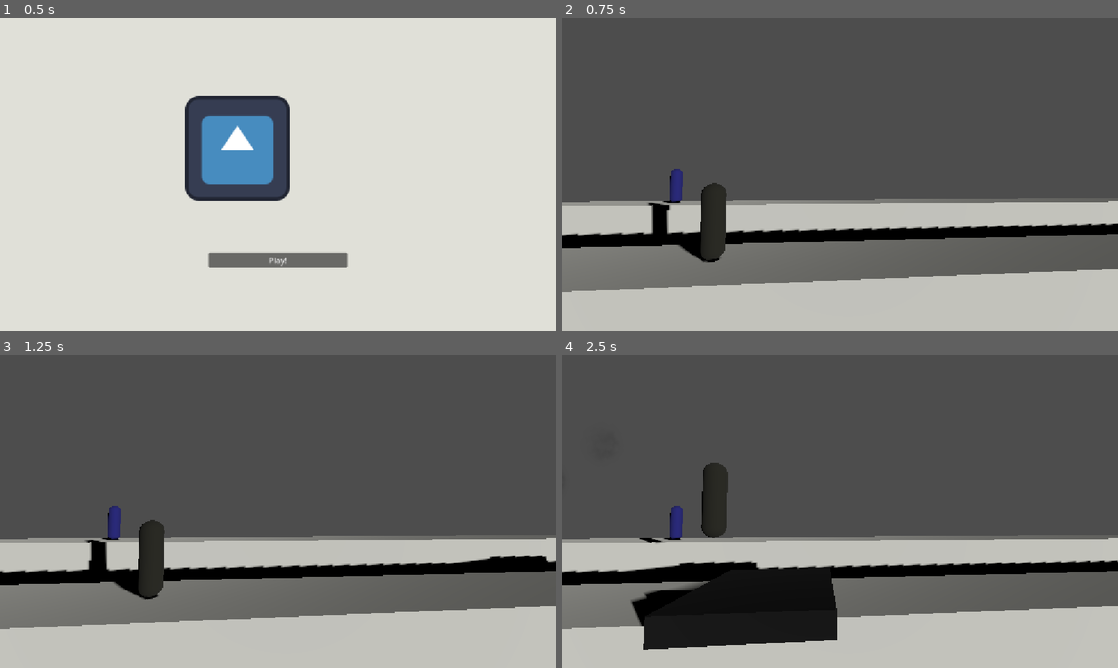
Above: before the commit, frames 1-4 (two rows, left to right).
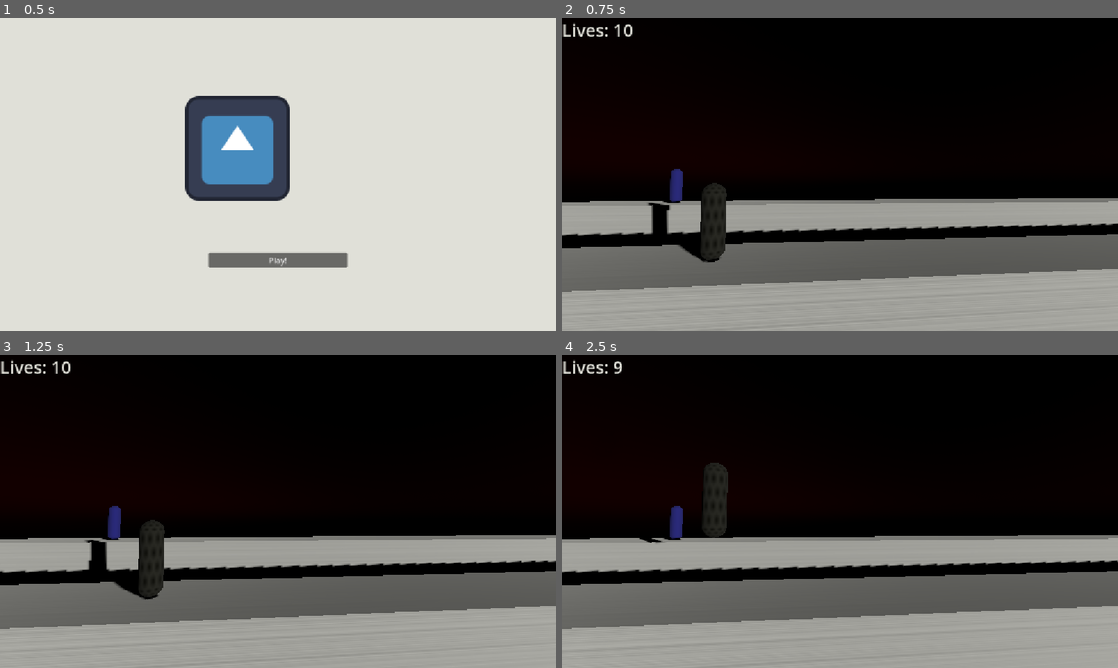
Above: after the commit, the same moments.

Repository: wombatus2137/parallax-run
Game: Godot game, scene res://menu/main_menu.tscn
Two runs of this game, one before a commit and one after it. Both use one fixed random seed, a clock stepped at 60 frames per second and the inputs below. The engine's default icon, where the game draws it, is replaced by a stand-in: a white triangle on a blue panel in a dark square.
Inputs:
- Up to frame 1 (0.5 s): no input
- Up to frame 2 (0.75 s): click "Play!" at 0.5 s
- Up to frame 3 (1.25 s): no input
- Up to frame 4 (2.5 s): hold W (jump) 1.28-2.03 s; tap S (crouch) at 1.35, 2.3 s; tap W (jump) at 2.1, 2.27 s

Frame 1 is identical in both runs. In frame 2, 81% of the frame differs, in the area x 0-100%, y 0-100%; in frame 3, 81%; in frame 4, 85%.

Commit message:
feat: submition candidate

Diff:
--- a/assets/danger_material_3d.tres
+++ b/assets/danger_material_3d.tres
@@ -1,4 +1,9 @@
 [gd_resource type="StandardMaterial3D" format=3 uid="uid://b1vtmirnf4wfj"]
 
+[ext_resource type="Texture2D" uid="uid://cekskojetvt2g" path="res://assets/fire.png" id="1_fehbf"]
+
 [resource]
-albedo_color = Color(0, 0, 0, 1)
+transparency = 1
+albedo_color = Color(0.8332386, 0.3823796, 0.10836289, 1)
+metallic = 1.0
+metallic_texture = ExtResource("1_fehbf")
--- a/assets/ground_material_3d.tres
+++ b/assets/ground_material_3d.tres
@@ -1,4 +1,13 @@
 [gd_resource type="StandardMaterial3D" format=3 uid="uid://vrbx7ukud53b"]
+
+[sub_resource type="FastNoiseLite" id="FastNoiseLite_lsab8"]
+noise_type = 0
+frequency = 1.0
+
+[sub_resource type="NoiseTexture2D" id="NoiseTexture2D_ry2bh"]
+noise = SubResource("FastNoiseLite_lsab8")
 
 [resource]
 albedo_color = Color(0.8784314, 0.8784314, 0.84705883, 1)
+metallic = 1.0
+metallic_texture = SubResource("NoiseTexture2D_ry2bh")
--- /dev/null
+++ b/assets/new_shader.gdshader
@@ -0,0 +1,191 @@
+shader_type sky;
+
+const float EPS = 1e-6;
+const float INFINITY = 1.0 / 0.0;
+const float PLANET_RADIUS = 6371000.0;
+const vec3 PLANET_CENTER = vec3(0.0, -PLANET_RADIUS, 0.0);
+const float ATMOSPHERE_HEIGHT = 100000.0;
+const float RAYLEIGH_HEIGHT = (ATMOSPHERE_HEIGHT * 0.08);
+const float MIE_HEIGHT = (ATMOSPHERE_HEIGHT * 0.012);
+
+uniform float rayleigh_strength : hint_range(0.0, 5.0) = 1.0;
+uniform float mie_strength      : hint_range(0.0, 5.0) = 1.0;
+uniform float ozone_strength    : hint_range(0.0, 5.0) = 1.0;
+
+const vec3 C_RAYLEIGH = vec3(5.802, 13.558, 33.100) * 1e-6;
+const vec3 C_MIE = vec3(3.996,  3.996,  3.996) * 1e-6;
+const vec3 C_OZONE = vec3(0.650,  1.881,  0.085) * 1e-6;
+
+uniform float atmosphere_density: hint_range(0.0, 5.0) = 1.0;
+uniform float exposure = 10.0;
+
+uniform float sun_disc_feather: hint_range(0.0, 0.5) = 0.1;
+uniform float sundisc_intensity = 10.0;
+
+uniform bool use_debanding = true;
+
+#define saturate(a) clamp(a, 0.0, 1.0)
+
+vec2 sphere_intersection (vec3 rayStart, vec3 rayDir, vec3 sphereCenter, float sphereRadius)
+{
+	rayStart -= sphereCenter;
+	float a = dot(rayDir, rayDir);
+	float b = 2.0 * dot(rayStart, rayDir);
+	float c = dot(rayStart, rayStart) - (sphereRadius * sphereRadius);
+	float d = b * b - 4.0 * a * c;
+	if (d < 0.0)
+	{
+		return vec2(-1.0);
+	}
+	else
+	{
+		d = sqrt(d);
+		return vec2(-b - d, -b + d) / (2.0 * a);
+	}
+}
+
+vec2 planet_intersection (vec3 rayStart, vec3 rayDir)
+{
+	return sphere_intersection(rayStart, rayDir, PLANET_CENTER, PLANET_RADIUS);
+}
+
+vec2 atmosphere_intersection (vec3 rayStart, vec3 rayDir)
+{
+	return sphere_intersection(rayStart, rayDir, PLANET_CENTER, PLANET_RADIUS + ATMOSPHERE_HEIGHT);
+}
+
+float phase_rayleigh (float costh)
+{
+	return 3.0 * (1.0 + costh*costh) / (16.0 * PI);
+}
+
+float phase_mie (float costh, float g)
+{
+	g = min(g, 0.9381);
+	float k = 1.55*g - 0.55*g*g*g;
+	float kcosth = k*costh;
+	return (1.0 - k*k) / ((4.0 * PI) * (1.0-kcosth) * (1.0-kcosth));
+}
+
+float atmosphere_height (vec3 position_world_space) {
+	return distance(position_world_space, PLANET_CENTER) - PLANET_RADIUS;
+}
+float density_rayleigh (float h) {
+	return exp(-max(0.0, h / RAYLEIGH_HEIGHT));
+}
+float density_mie (float h) {
+	return exp(-max(0.0, h / MIE_HEIGHT));
+}
+float density_ozone (float h) {
+	return max(0.0, 1.0 - abs(h - 25000.0) / 15000.0);
+}
+vec3 density_atmosphere (float h) {
+	return vec3(density_rayleigh(h), density_mie(h), density_ozone(h));
+}
+
+vec3 integrate_optical_depth (vec3 rayStart, vec3 rayDir)
+{
+	vec2 intersection = atmosphere_intersection(rayStart, rayDir);
+	float  rayLength    = intersection.y;
+
+	int    sampleCount  = 8;
+	float  stepSize     = rayLength / float(sampleCount);
+
+	vec3 opticalDepth = vec3(0.0);
+
+	for (int i = 0; i < sampleCount; i++)
+	{
+		vec3 localPosition = rayStart + rayDir * (float(i) + 0.5) * stepSize;
+		float localHeight  = atmosphere_height(localPosition);
+		vec3 localDensity  = density_atmosphere(localHeight);
+
+		opticalDepth += localDensity * stepSize;
+	}
+
+	return opticalDepth;
+}
+
+vec3 absorb (vec3 opticalDepth) {
+	return exp(-(
+		opticalDepth.x * C_RAYLEIGH * rayleigh_strength +
+		opticalDepth.y * C_MIE * mie_strength * 1.1 +
+		opticalDepth.z * C_OZONE * ozone_strength
+	) * atmosphere_density);
+}
+
+vec3 integrate_scattering (vec3 rayStart, vec3 rayDir, float rayLength, vec3 lightDir, vec3 lightColor, out vec3 transmittance)
+{
+	float  rayHeight = atmosphere_height(rayStart);
+	float  sampleDistributionExponent = 1.0 + saturate(1.0 - rayHeight / ATMOSPHERE_HEIGHT) * 8.0; // Slightly arbitrary max exponent of 9
+
+	vec2 intersection = atmosphere_intersection(rayStart, rayDir);
+	rayLength = min(rayLength, intersection.y);
+	if (intersection.x > 0.0)
+	{
+		rayStart += rayDir * intersection.x;
+		rayLength -= intersection.x;
+	}
+
+	float  costh    = dot(rayDir, lightDir);
+	float  phaseR   = phase_rayleigh(costh);
+	float  phaseM   = phase_mie(costh, 0.85);
+
+	int    sampleCount  = 64;
+
+	vec3 opticalDepth = vec3(0.0);
+	vec3 rayleigh     = vec3(0.0);
+	vec3 mie          = vec3(0.0);
+
+	float  prevRayTime  = 0.0;
+
+	for (int i = 0; i < sampleCount; i++)
+	{
+		float  rayTime = pow(float(i) / float(sampleCount), sampleDistributionExponent) * rayLength;
+		float  stepSize = (rayTime - prevRayTime);
+
+		vec3 localPosition = rayStart + rayDir * rayTime;
+		float  localHeight   = atmosphere_height(localPosition);
+		vec3 localDensity  = density_atmosphere(localHeight);
+
+		opticalDepth += localDensity * stepSize;
+
+		vec3 viewTransmittance = absorb(opticalDepth);
+
+		vec3 opticalDepthlight  = integrate_optical_depth(localPosition, lightDir);
+		vec3 lightTransmittance = absorb(opticalDepthlight);
+
+		rayleigh += viewTransmittance * lightTransmittance * phaseR * localDensity.x * stepSize;
+		mie      += viewTransmittance * lightTransmittance * phaseM * localDensity.y * stepSize;
+
+		prevRayTime = rayTime;
+	}
+
+	transmittance = absorb(opticalDepth);
+
+	return (rayleigh * C_RAYLEIGH * rayleigh_strength + mie * C_MIE * mie_strength) * lightColor * exposure;
+}
+
+float sun_disc(vec3 eyedir, vec3 sundir, float theta_r) {
+	float cos_angle = dot(eyedir, sundir);
+	float cos_inner = cos(theta_r * (1.0 - sun_disc_feather));
+	float cos_outer = cos(theta_r * (1.0 + sun_disc_feather));
+	return smoothstep(cos_outer, cos_inner, cos_angle);
+}
+
+float rand(vec2 co){
+    return fract(sin(dot(co, vec2(12.9898, 78.233))) * 43758.5453);
+}
+
+void sky() {
+	vec3 transmittance;
+	vec3 radiance = integrate_scattering(vec3(0.0), EYEDIR, INFINITY, LIGHT0_DIRECTION, vec3(1.0, 0.996, 0.98), transmittance);
+
+	float sun_mask = sun_disc(EYEDIR, LIGHT0_DIRECTION, LIGHT0_SIZE * 0.5);
+	vec3 sundisc = vec3(sun_mask) * transmittance * sundisc_intensity;
+
+	COLOR = radiance + sundisc;
+
+	if (use_debanding) {
+		COLOR += (rand(SKY_COORDS) - 0.5) * 0.001;
+	}
+}
--- a/assets/player_material_3d.tres
+++ b/assets/player_material_3d.tres
@@ -1,4 +1,8 @@
 [gd_resource type="StandardMaterial3D" format=3 uid="uid://ckuwnmljmrmtb"]
+
+[ext_resource type="Texture2D" uid="uid://cpaxg7cqh2ldl" path="res://assets/metal.png" id="1_vf6ge"]
 
 [resource]
 albedo_color = Color(0.1254902, 0.1254902, 0.09411765, 1)
+metallic = 1.0
+metallic_texture = ExtResource("1_vf6ge")
--- a/assets/player_switcher_material_3d.tres
+++ b/assets/player_switcher_material_3d.tres
@@ -1,4 +1,11 @@
 [gd_resource type="StandardMaterial3D" format=3 uid="uid://clyttofmjdgdo"]
 
+[sub_resource type="FastNoiseLite" id="FastNoiseLite_5o2ge"]
+
+[sub_resource type="NoiseTexture2D" id="NoiseTexture2D_t4kop"]
+noise = SubResource("FastNoiseLite_5o2ge")
+
 [resource]
-albedo_color = Color(0.8691911, 0.43348047, 0.16862231, 1)
+albedo_color = Color(2.5990605e-06, 0.654523, 0.62972015, 1)
+metallic = 1.0
+metallic_texture = SubResource("NoiseTexture2D_t4kop")
--- a/game/game.gd
+++ b/game/game.gd
@@ -7,7 +7,7 @@
 @onready var danger_location2 = get_node("Path3D2/PathFollow3D")
 var next_danger_location: Node
 @onready var dangers: Array[PackedScene] = [
-	preload("res://game/meteor.tscn"),
+	preload("res://game/pit.tscn"),
 	preload("res://game/player_switcher.tscn"),
 	preload("res://game/meteor.tscn"),
 	preload("res://game/meteor.tscn"),
@@ -16,6 +16,7 @@
 var next_danger_instance: Node
 @onready var player := get_node("Player")
 @onready var player2 := get_node("Player2")
+var is_game_over: bool
 
 
 # Called when the node enters the scene tree for the first time.
@@ -40,8 +41,26 @@
 func _process(delta: float) -> void:
 	camera.position.x += camera_speed * delta
 
+	if is_game_over == true:
+		if Input.is_action_pressed("jump"):
+			get_tree().reload_current_scene()
+
 
 func switch_players() -> void:
 	var old_position = player.position
 	player.position = player2.position
 	player2.position = old_position
+
+
+func game_over() -> void:
+	var lives = get_node("Lives")
+	var lives_count := int(lives.text.trim_prefix("Lives: "))
+	lives_count -= 1
+	lives.text = "Lives: " + str(lives_count)
+	if lives_count == 0:
+		var score = get_node("GameOver/Score")
+		score.text = "Score: " + str(int(player.position.x))
+		player.set_physics_process(0)
+		player2.set_physics_process(0)
+		is_game_over = true
+		get_node("GameOver").visible = 1
--- a/game/game.tscn
+++ b/game/game.tscn
@@ -2,9 +2,26 @@
 
 [ext_resource type="Script" uid="uid://buufnlkdgbmxj" path="res://game/game.gd" id="1_4fuuu"]
 [ext_resource type="PackedScene" uid="uid://m606jfjpfvft" path="res://game/player.tscn" id="1_l1rk1"]
+[ext_resource type="Shader" uid="uid://b3gdqen7mkyj4" path="res://assets/new_shader.gdshader" id="2_4fuuu"]
 [ext_resource type="Material" uid="uid://vrbx7ukud53b" path="res://assets/ground_material_3d.tres" id="2_dxrkv"]
-[ext_resource type="PackedScene" uid="uid://cnm2rjtd8qi5l" path="res://game/pit.tscn" id="2_vasa2"]
-[ext_resource type="PackedScene" uid="uid://bqqp53xhj067o" path="res://game/meteor.tscn" id="4_4fuuu"]
+
+[sub_resource type="ShaderMaterial" id="ShaderMaterial_dxrkv"]
+shader = ExtResource("2_4fuuu")
+shader_parameter/rayleigh_strength = 1.614000076665
+shader_parameter/mie_strength = 0.7810000370975
+shader_parameter/ozone_strength = 1.9210000912475
+shader_parameter/atmosphere_density = 2.3600001121
+shader_parameter/exposure = 10.0
+shader_parameter/sun_disc_feather = 0.1
+shader_parameter/sundisc_intensity = 10.0
+shader_parameter/use_debanding = true
+
+[sub_resource type="Sky" id="Sky_dakft"]
+sky_material = SubResource("ShaderMaterial_dxrkv")
+
+[sub_resource type="Environment" id="Environment_u5opy"]
+background_mode = 2
+sky = SubResource("Sky_dakft")
 
 [sub_resource type="BoxShape3D" id="BoxShape3D_mq7fr"]
 size = Vector3(3000, 1, 1)
@@ -36,6 +53,64 @@
 
 [node name="Game" type="Node3D" unique_id=662628560]
 script = ExtResource("1_4fuuu")
+
+[node name="WorldEnvironment" type="WorldEnvironment" parent="." unique_id=1637605928]
+environment = SubResource("Environment_u5opy")
+
+[node name="GameOver" type="Control" parent="." unique_id=1041767439]
+visible = false
+layout_mode = 3
+anchors_preset = 15
+anchor_right = 1.0
+anchor_bottom = 1.0
+grow_horizontal = 2
+grow_vertical = 2
+
+[node name="ColorRect" type="ColorRect" parent="GameOver" unique_id=1277070438]
+layout_mode = 1
+anchors_preset = 15
+anchor_right = 1.0
+anchor_bottom = 1.0
+grow_horizontal = 2
+grow_vertical = 2
+color = Color(0.8784314, 0.8784314, 0.84705883, 1)
+
+[node name="Label" type="Label" parent="GameOver" unique_id=1594037367]
+layout_mode = 1
+anchors_preset = 15
+anchor_right = 1.0
+anchor_bottom = 1.0
+grow_horizontal = 2
+grow_vertical = 2
+theme_override_colors/font_color = Color(0, 0, 0, 1)
+theme_override_colors/font_outline_color = Color(1, 1, 1, 1)
+theme_override_font_sizes/font_size = 48
+text = "GAME OVER"
+horizontal_alignment = 1
+vertical_alignment = 1
+
+[node name="Score" type="Label" parent="GameOver" unique_id=476552015]
+layout_mode = 1
+anchors_preset = 12
+anchor_top = 1.0
+anchor_right = 1.0
+anchor_bottom = 1.0
+offset_top = -126.0
+offset_bottom = -103.0
+grow_horizontal = 2
+grow_vertical = 0
+theme_override_colors/font_color = Color(0, 0, 0, 1)
+theme_override_colors/font_outline_color = Color(1, 1, 1, 1)
+theme_override_font_sizes/font_size = 32
+text = "Score: 0"
+horizontal_alignment = 1
+
+[node name="Lives" type="Label" parent="." unique_id=63818020]
+offset_right = 40.0
+offset_bottom = 23.0
+theme_override_colors/font_color = Color(0.8784314, 0.8784314, 0.84705883, 1)
+theme_override_font_sizes/font_size = 36
+text = "Lives: 10"
 
 [node name="Camera3D" type="Camera3D" parent="." unique_id=1429334383]
 transform = Transform3D(0.99619484, -0.0038016797, -0.08707279, 0, 0.99904823, -0.04361939, 0.087155744, 0.043453403, 0.9952467, 2, 0.7, 2.5)
@@ -84,9 +159,3 @@
 transform = Transform3D(1, 0, 0, 0, 1, 0, 0, 0, 1, -1, 0.7, -2)
 jump_input = &"jump_p2"
 crouch_input = &"crouch_p2"
-
-[node name="Pit" parent="." unique_id=1981660112 instance=ExtResource("2_vasa2")]
-transform = Transform3D(1, 0, 0, 0, 1, 0, 0, 0, 1, 13, 0, 0.5)
-
-[node name="Meteor" parent="." unique_id=1907409397 instance=ExtResource("4_4fuuu")]
-transform = Transform3D(1, 0, 0, 0, 1, 0, 0, 0, 1, 33, 8, 0.5)
--- a/game/meteor.tscn
+++ b/game/meteor.tscn
@@ -31,7 +31,7 @@
 [node name="CollisionShape3D" type="CollisionShape3D" parent="Area3D" unique_id=195312492]
 shape = SubResource("BoxShape3D_wc7la")
 
-[node name="VisibleOnScreenNotifier3D" type="VisibleOnScreenNotifier3D" parent="." unique_id=631741573 groups=["danger"]]
+[node name="VisibleOnScreenNotifier3D" type="VisibleOnScreenNotifier3D" parent="." unique_id=631741573]
 
 [node name="FireParticles" parent="." unique_id=1503841105 instance=ExtResource("3_ngg0y")]
 
--- a/game/pit.tscn
+++ b/game/pit.tscn
@@ -1,6 +1,7 @@
 [gd_scene format=3 uid="uid://cnm2rjtd8qi5l"]
 
 [ext_resource type="Material" uid="uid://b1vtmirnf4wfj" path="res://assets/danger_material_3d.tres" id="1_brkpx"]
+[ext_resource type="PackedScene" uid="uid://j15g7w5xe6wy" path="res://assets/fire_particles.tscn" id="2_kdsor"]
 
 [sub_resource type="BoxShape3D" id="BoxShape3D_vhgle"]
 size = Vector3(1, 0.2, 1)
@@ -20,3 +21,6 @@
 mesh = SubResource("BoxMesh_mo0l2")
 
 [node name="VisibleOnScreenNotifier3D" type="VisibleOnScreenNotifier3D" parent="." unique_id=1443660348]
+
+[node name="FireParticles" parent="." unique_id=1503841105 instance=ExtResource("2_kdsor")]
+amount = 5
--- a/game/player.gd
+++ b/game/player.gd
@@ -6,6 +6,8 @@
 @export var jump_input: StringName = "jump"
 @export var crouch_input: StringName = "crouch"
 @onready var player2_material := preload("res://assets/player2_material_3d.tres")
+@onready var mesh_instance := get_node("MeshInstance3D")
+@onready var collision_shape := get_node("CollisionShape3D")
 @onready var mob_collision_shape := get_node("Area3D/CollisionShape3D")
 @onready var main_node := get_node("..")
 
@@ -24,13 +26,19 @@
 	if Input.is_action_just_pressed(jump_input) and is_on_floor():
 		velocity.y = jump_velocity
 
-	if Input.is_action_just_pressed(crouch_input) and is_on_floor():
+	if Input.is_action_just_pressed(crouch_input):
 		mob_collision_shape.shape.height = 0.3
-		mob_collision_shape.position.y = -0.15
+		#mob_collision_shape.position.y -= 0.15
+		mesh_instance.mesh.height = 0.4
+		collision_shape.shape.height = 0.4
+		position.y -= 0.2
 
-	if Input.is_action_just_released(crouch_input) and is_on_floor():
+	if Input.is_action_just_released(crouch_input):
 		mob_collision_shape.shape.height = 0.7
-		mob_collision_shape.position.y = 0
+		mob_collision_shape.position.y += 0.15
+		mesh_instance.mesh.height = 0.7
+		collision_shape.shape.height = 0.7
+		position.y += 0.2
 
 	velocity.x = speed
 	velocity.z = 0
@@ -40,6 +48,6 @@
 
 func _on_area_3d_body_entered(body: Node3D) -> void:
 	if body.is_in_group("danger"):
-		print("ded")
+		main_node.game_over()
 	elif body.is_in_group("player_switchers"):
 		main_node.switch_players()
--- a/project.godot
+++ b/project.godot
@@ -20,6 +20,10 @@
 window/stretch/mode="canvas_items"
 window/stretch/aspect="expand"
 
+[global_group]
+
+danger=""
+
 [input]
 
 jump={
@@ -27,10 +31,6 @@
 "events": [Object(InputEventKey,"resource_local_to_scene":false,"resource_name":"","device":-1,"window_id":0,"alt_press …(192 unchanged characters)…
 , Object(InputEventKey,"resource_local_to_scene":false,"resource_name":"","device":-1,"window_id":0,"alt_pressed":false …(182 unchanged characters)…
 ]
-}
-zero={
-"deadzone": 0.2,
-"events": [null]
 }
 jump_p2={
 "deadzone": 0.2,
Binary file added: assets/concrete.png
Not shown, added: assets/concrete.png.import
Binary file added: assets/fire_ground.png
Not shown, added: assets/fire_ground.png.import
Binary file added: assets/metal.png
Not shown, added: assets/metal.png.import
Not shown, added: assets/new_shader.gdshader.uid
